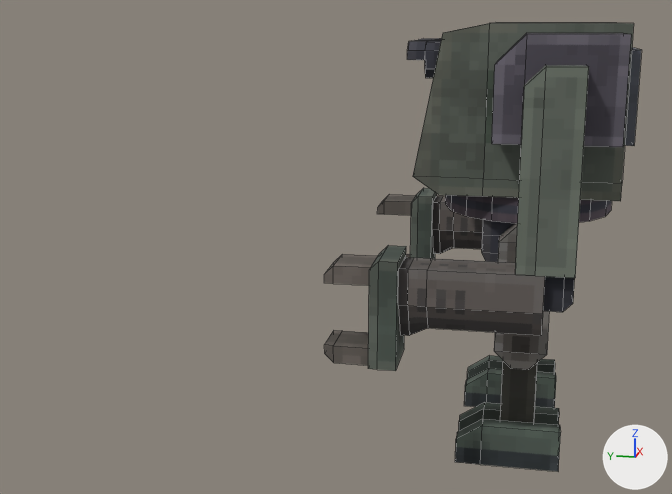
One commit to the Blender file assets/tg_robot/tg_robot.blend: the scene before it, then after it.
The view is the same before and after, from a 50 mm camera at (-71.9, 0.6, 32.2) aimed at (-0.6, 14.8, 14.4). The axes (+X, +Y, +Z) are drawn at lower right. The lights are the same throughout. Mesh edges are drawn as thin lines.

In view in the first picture: 'robot'.
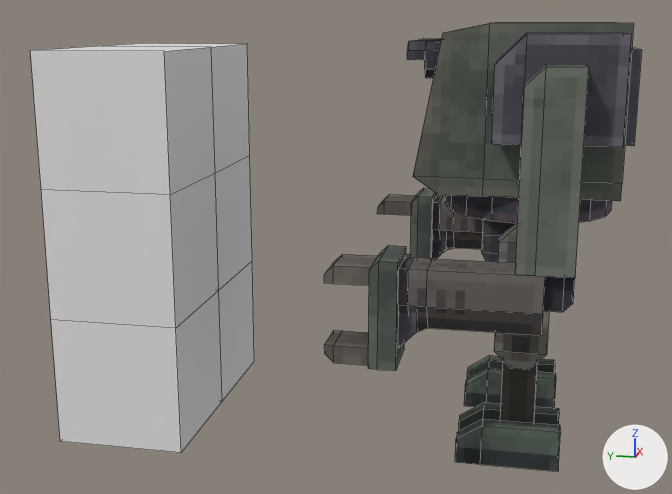
What differs and where, as boxes [x1, y1, x2, y2] in the pictures (672 x 494 px):
```json
{"object": "Cube", "change": "added", "after": [30, 46, 222, 452]}
{"object": "Cube.001", "change": "added", "after": [106, 43, 254, 401]}
{"part": 1, "of": "me_body", "change": "added", "after": [398, 236, 447, 348], "on screen": "black"}
```

Edits to the scene script, one JSON object a line:
```json
{"block": "me_body", "where": "# used by ob_robot; location = (0.0, 0.0, 0.0); rotation_euler = (0.0, 0.0, 3.142), in degrees (0, 0, 180)"}
{"block": "me_body", "where": "# verts and faces of me_body; kept vertices keep their numbers, new ones are numbered from 474"}
{"op": "remove", "block": "me_body", "code": "me_body.from_pydata(...)  # 474 vertices, 383 faces; spans x -13.7..13.8, y -13.1..7.5, z 0.0..31.9"}
{"op": "add", "block": "me_body", "code": "me_body.from_pydata(...)  # 490 vertices, 393 faces; spans x -13.7..13.8, y -13.1..7.5, z 0.0..31.9"}
{"block": "me_body", "change": "me_body part 1"}
{"op": "add", "block": "me_body", "code": "verts[474] = (10.3, -8.1, 10.6)"}
{"op": "add", "block": "me_body", "code": "verts[475] = (10.3, -8.1, 15.6)"}
{"op": "add", "block": "me_body", "code": "verts[476] = (10.3, -6.9, 11.9)"}
{"op": "add", "block": "me_body", "code": "verts[477] = (10.3, -6.9, 14.4)"}
{"op": "add", "block": "me_body", "code": "verts[478] = (-12.8, -8.1, 10.6)"}
{"op": "add", "block": "me_body", "code": "verts[479] = (-12.8, -8.1, 15.6)"}
{"op": "add", "block": "me_body", "code": "verts[480] = (-12.8, -6.9, 11.9)"}
{"op": "add", "block": "me_body", "code": "verts[481] = (-12.8, -6.9, 14.4)"}
{"op": "add", "block": "me_body", "code": "for new, old in zip([*range(482, 490)], [*range(474, 482)]): verts[new] = verts[old] + (2.5, 0.0, 0.0)"}
{"op": "add", "block": "me_body", "code": "faces += [(480, 481, 489, 488), (476, 477, 485, 484), (475, 483, 485, 477), (474, 475, 477, 476), (482, 484, 485, 483), (474, 476, 484, 482)]"}
{"op": "add", "block": "me_body", "code": "faces += [(479, 487, 489, 481), (478, 479, 481, 480), (486, 488, 489, 487), (478, 480, 488, 486)]"}
{"op": "add", "block": "me_cube_002", "code": ["me_cube_002 = bpy.data.meshes.new('Cube.002')", "me_cube_002.from_pydata(...)  # a box spanning x -5.0..5.0, y -5.0..5.0, z -5.0..5.0; a box spanning x -5.0..5.0, y -5.0..5.0, z 5.0..15.0; a box spanning x -5.0..5.0, y -5.0..5.0, z 15.0..25.0"]}
{"op": "add", "block": "ob_cube_001", "code": ["ob_cube_001 = bpy.data.objects.new('Cube.001', me_cube_002)", "ob_cube_001.location = (5.0, 30.0, 5.0)"]}
{"op": "add", "block": "ob_cube", "code": ["ob_cube = bpy.data.objects.new('Cube', me_cube_002.copy())", "ob_cube.location = (-5.0, 30.0, 5.0)"]}
```
